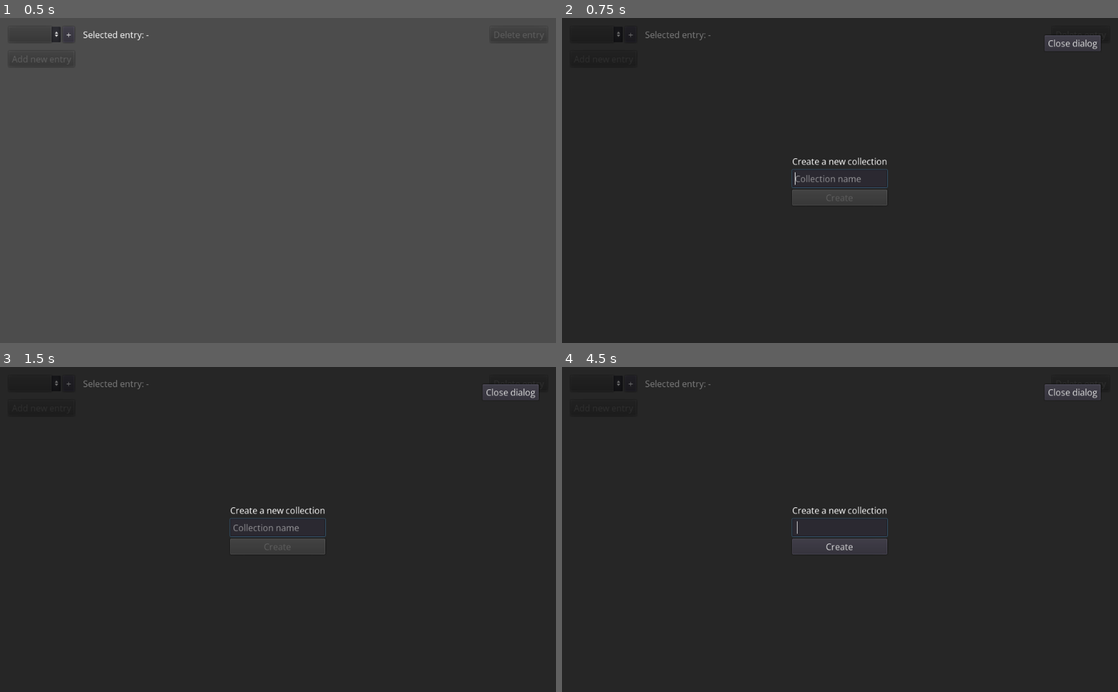
Above: before the commit, frames 1-4 (two rows, left to right).
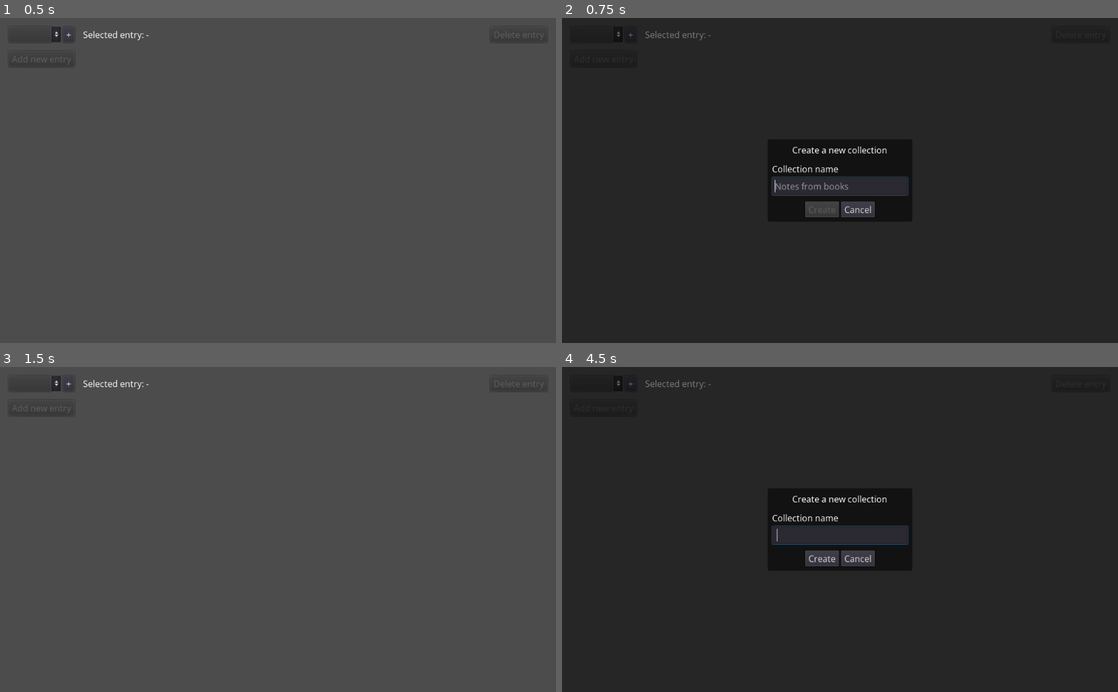
Above: after the commit, the same moments.

Repository: b7g/warm_bee
Game: Godot game, scene res://warm_bee.tscn
Two runs of this game, one before a commit and one after it. Both use one fixed random seed, a clock stepped at 60 frames per second and the inputs below.
Inputs (mouse positions are in pixels of both pictures, inside the frame that each line leads up to):
- Up to frame 1 (0.5 s): no input
- Up to frame 2 (0.75 s): click "+" at 0.5 s
- Up to frame 3 (1.5 s): click (294, 558) at 1.25 s, where only the run after the commit has a clickable "Cancel"
- Up to frame 4 (4.5 s): click "+" at 2 s; click "+" at 2.75 s; tap Enter at 3.5 s; tap Space at 4.25 s

Frame 1 is identical in both runs. In frame 2, 2.4% of the frame differs, in the area x 37-97%, y 5-62%; in frame 3, 99%, in the area x 0-100%, y 0-100%; in frame 4, 2.1%.

Commit message:
Unified dialog style

Diff:
--- a/godot/ui/dialog/add_collection.gd
+++ b/godot/ui/dialog/add_collection.gd
@@ -1,7 +1,7 @@
 extends Control
 
-onready var _txt_collection_name: LineEdit = $CC/VC/LineEditName
-onready var _btn_create: Button = $CC/VC/ButtonCreate
+onready var _txt_collection_name: LineEdit = $CC/PC/VC/VC/LineEditName
+onready var _btn_create: Button = $CC/PC/VC/HC/ButtonCreate
 
 
 func _ready() -> void:
@@ -20,5 +20,5 @@
 	queue_free()
 
 
-func _on_ButtonClose_pressed() -> void:
+func _on_ButtonCancel_pressed() -> void:
 	queue_free()
--- a/godot/ui/dialog/add_collection.tscn
+++ b/godot/ui/dialog/add_collection.tscn
@@ -1,6 +1,7 @@
-[gd_scene load_steps=2 format=2]
+[gd_scene load_steps=3 format=2]
 
 [ext_resource path="res://ui/dialog/add_collection.gd" type="Script" id=1]
+[ext_resource path="res://ui/panel_dialog.tres" type="StyleBox" id=2]
 
 [node name="AddCollectionDialog" type="ColorRect"]
 anchor_right = 1.0
@@ -18,45 +19,65 @@
 "_edit_lock_": true
 }
 
-[node name="VC" type="VBoxContainer" parent="CC"]
-margin_left = 437.0
-margin_top = 267.0
-margin_right = 586.0
-margin_bottom = 333.0
+[node name="PC" type="PanelContainer" parent="CC"]
+margin_left = 379.0
+margin_top = 242.0
+margin_right = 645.0
+margin_bottom = 358.0
+custom_styles/panel = ExtResource( 2 )
 
-[node name="LabelDescription" type="Label" parent="CC/VC"]
-margin_right = 149.0
+[node name="VC" type="VBoxContainer" parent="CC/PC"]
+margin_left = 8.0
+margin_top = 8.0
+margin_right = 258.0
+margin_bottom = 108.0
+custom_constants/separation = 12
+
+[node name="LabelDescription" type="Label" parent="CC/PC/VC"]
+margin_right = 250.0
 margin_bottom = 14.0
 text = "Create a new collection"
+align = 1
 
-[node name="LineEditName" type="LineEdit" parent="CC/VC"]
+[node name="VC" type="VBoxContainer" parent="CC/PC/VC"]
+margin_top = 26.0
+margin_right = 250.0
+margin_bottom = 68.0
+
+[node name="Label" type="Label" parent="CC/PC/VC/VC"]
+margin_right = 250.0
+margin_bottom = 14.0
+text = "Collection name"
+
+[node name="LineEditName" type="LineEdit" parent="CC/PC/VC/VC"]
 margin_top = 18.0
-margin_right = 149.0
+margin_right = 250.0
 margin_bottom = 42.0
-placeholder_text = "Collection name"
+rect_min_size = Vector2( 250, 0 )
+placeholder_text = "Notes from books"
 caret_blink = true
 caret_blink_speed = 0.5
 
-[node name="ButtonCreate" type="Button" parent="CC/VC"]
-margin_top = 46.0
-margin_right = 149.0
-margin_bottom = 66.0
+[node name="HC" type="HBoxContainer" parent="CC/PC/VC"]
+margin_top = 80.0
+margin_right = 250.0
+margin_bottom = 100.0
+alignment = 1
+
+[node name="ButtonCreate" type="Button" parent="CC/PC/VC/HC"]
+margin_left = 69.0
+margin_right = 122.0
+margin_bottom = 20.0
 disabled = true
 text = "Create"
 
-[node name="ButtonClose" type="Button" parent="."]
-anchor_left = 1.0
-anchor_right = 1.0
-margin_left = -123.0
-margin_top = 32.0
-margin_right = -32.0
-margin_bottom = 52.0
+[node name="ButtonCancel" type="Button" parent="CC/PC/VC/HC"]
+margin_left = 126.0
+margin_right = 180.0
+margin_bottom = 20.0
 grow_horizontal = 0
-text = "Close dialog"
-__meta__ = {
-"_edit_lock_": true
-}
+text = "Cancel"
 
-[connection signal="text_changed" from="CC/VC/LineEditName" to="." method="_on_LineEditName_text_changed"]
-[connection signal="pressed" from="CC/VC/ButtonCreate" to="." method="_on_ButtonCreate_pressed"]
-[connection signal="pressed" from="ButtonClose" to="." method="_on_ButtonClose_pressed"]
+[connection signal="text_changed" from="CC/PC/VC/VC/LineEditName" to="." method="_on_LineEditName_text_changed"]
+[connection signal="pressed" from="CC/PC/VC/HC/ButtonCreate" to="." method="_on_ButtonCreate_pressed"]
+[connection signal="pressed" from="CC/PC/VC/HC/ButtonCancel" to="." method="_on_ButtonCancel_pressed"]
--- a/godot/ui/dialog/add_entry.gd
+++ b/godot/ui/dialog/add_entry.gd
@@ -1,8 +1,8 @@
 extends Control
 
-onready var _txt_entry_name: LineEdit = $CC/VC/LineEditName
-onready var _opt_entry_type: OptionButton = $CC/VC/HC/OptionButtonType
-onready var _btn_create: Button = $CC/VC/ButtonCreate
+onready var _txt_entry_name: LineEdit = $CC/PC/VC/VC/LineEditName
+onready var _opt_entry_type: OptionButton = $CC/PC/VC/VC2/OptionButtonType
+onready var _btn_create: Button = $CC/PC/VC/HC/ButtonCreate
 
 
 func _ready() -> void:
@@ -24,5 +24,5 @@
 	queue_free()
 
 
-func _on_ButtonClose_pressed() -> void:
+func _on_ButtonCancel_pressed() -> void:
 	queue_free()
--- a/godot/ui/dialog/add_entry.tscn
+++ b/godot/ui/dialog/add_entry.tscn
@@ -1,6 +1,7 @@
-[gd_scene load_steps=2 format=2]
+[gd_scene load_steps=3 format=2]
 
 [ext_resource path="res://ui/dialog/add_entry.gd" type="Script" id=1]
+[ext_resource path="res://ui/panel_dialog.tres" type="StyleBox" id=2]
 
 [node name="AddEntryDialog" type="ColorRect"]
 anchor_right = 1.0
@@ -18,62 +19,81 @@
 "_edit_lock_": true
 }
 
-[node name="VC" type="VBoxContainer" parent="CC"]
-margin_left = 452.0
-margin_top = 255.0
-margin_right = 571.0
-margin_bottom = 345.0
+[node name="PC" type="PanelContainer" parent="CC"]
+margin_left = 379.0
+margin_top = 217.0
+margin_right = 645.0
+margin_bottom = 383.0
+custom_styles/panel = ExtResource( 2 )
 
-[node name="LabelDescription" type="Label" parent="CC/VC"]
-margin_right = 119.0
+[node name="VC" type="VBoxContainer" parent="CC/PC"]
+margin_left = 8.0
+margin_top = 8.0
+margin_right = 258.0
+margin_bottom = 158.0
+custom_constants/separation = 12
+
+[node name="LabelDescription" type="Label" parent="CC/PC/VC"]
+margin_right = 250.0
 margin_bottom = 14.0
 text = "Create a new entry"
+align = 1
 
-[node name="LineEditName" type="LineEdit" parent="CC/VC"]
+[node name="VC" type="VBoxContainer" parent="CC/PC/VC"]
+margin_top = 26.0
+margin_right = 250.0
+margin_bottom = 68.0
+
+[node name="Label" type="Label" parent="CC/PC/VC/VC"]
+margin_right = 250.0
+margin_bottom = 14.0
+text = "Entry name"
+
+[node name="LineEditName" type="LineEdit" parent="CC/PC/VC/VC"]
 margin_top = 18.0
-margin_right = 119.0
+margin_right = 250.0
 margin_bottom = 42.0
-placeholder_text = "Entry name"
+rect_min_size = Vector2( 250, 0 )
+placeholder_text = "What I think about dragons"
 caret_blink = true
 caret_blink_speed = 0.5
 
-[node name="HC" type="HBoxContainer" parent="CC/VC"]
-margin_top = 46.0
-margin_right = 119.0
-margin_bottom = 66.0
+[node name="VC2" type="VBoxContainer" parent="CC/PC/VC"]
+margin_top = 80.0
+margin_right = 250.0
+margin_bottom = 118.0
 
-[node name="LabelType" type="Label" parent="CC/VC/HC"]
-margin_top = 3.0
-margin_right = 34.0
-margin_bottom = 17.0
-text = "Type:"
+[node name="LabelType" type="Label" parent="CC/PC/VC/VC2"]
+margin_right = 250.0
+margin_bottom = 14.0
+text = "Type"
 
-[node name="OptionButtonType" type="OptionButton" parent="CC/VC/HC"]
-margin_left = 38.0
-margin_right = 119.0
-margin_bottom = 20.0
+[node name="OptionButtonType" type="OptionButton" parent="CC/PC/VC/VC2"]
+margin_top = 18.0
+margin_right = 250.0
+margin_bottom = 38.0
 size_flags_horizontal = 3
 
-[node name="ButtonCreate" type="Button" parent="CC/VC"]
-margin_top = 70.0
-margin_right = 119.0
-margin_bottom = 90.0
+[node name="HC" type="HBoxContainer" parent="CC/PC/VC"]
+margin_top = 130.0
+margin_right = 250.0
+margin_bottom = 150.0
+alignment = 1
+
+[node name="ButtonCreate" type="Button" parent="CC/PC/VC/HC"]
+margin_left = 69.0
+margin_right = 122.0
+margin_bottom = 20.0
 disabled = true
 text = "Create"
 
-[node name="ButtonClose" type="Button" parent="."]
-anchor_left = 1.0
-anchor_right = 1.0
-margin_left = -123.0
-margin_top = 32.0
-margin_right = -32.0
-margin_bottom = 52.0
+[node name="ButtonCancel" type="Button" parent="CC/PC/VC/HC"]
+margin_left = 126.0
+margin_right = 180.0
+margin_bottom = 20.0
 grow_horizontal = 0
-text = "Close dialog"
-__meta__ = {
-"_edit_lock_": true
-}
+text = "Cancel"
 
-[connection signal="text_changed" from="CC/VC/LineEditName" to="." method="_on_LineEditName_text_changed"]
-[connection signal="pressed" from="CC/VC/ButtonCreate" to="." method="_on_ButtonCreate_pressed"]
-[connection signal="pressed" from="ButtonClose" to="." method="_on_ButtonClose_pressed"]
+[connection signal="text_changed" from="CC/PC/VC/VC/LineEditName" to="." method="_on_LineEditName_text_changed"]
+[connection signal="pressed" from="CC/PC/VC/HC/ButtonCreate" to="." method="_on_ButtonCreate_pressed"]
+[connection signal="pressed" from="CC/PC/VC/HC/ButtonCancel" to="." method="_on_ButtonCancel_pressed"]
--- a/godot/ui/dialog/delete_entry.gd
+++ b/godot/ui/dialog/delete_entry.gd
@@ -2,7 +2,7 @@
 
 var _entry_name: String
 
-onready var _label_desc: Label = $CC/VC/LabelDesc
+onready var _label_desc: Label = $CC/PC/VC/LabelDesc
 
 
 func _ready() -> void:
--- a/godot/ui/dialog/delete_entry.tscn
+++ b/godot/ui/dialog/delete_entry.tscn
@@ -1,6 +1,7 @@
-[gd_scene load_steps=2 format=2]
+[gd_scene load_steps=3 format=2]
 
 [ext_resource path="res://ui/dialog/delete_entry.gd" type="Script" id=1]
+[ext_resource path="res://ui/panel_dialog.tres" type="StyleBox" id=2]
 
 [node name="DeleteEntryDialog" type="ColorRect"]
 anchor_right = 1.0
@@ -18,34 +19,44 @@
 "_edit_lock_": true
 }
 
-[node name="VC" type="VBoxContainer" parent="CC"]
-margin_left = 455.0
-margin_top = 281.0
-margin_right = 568.0
-margin_bottom = 319.0
+[node name="PC" type="PanelContainer" parent="CC"]
+margin_left = 379.0
+margin_top = 269.0
+margin_right = 645.0
+margin_bottom = 331.0
+custom_styles/panel = ExtResource( 2 )
 
-[node name="LabelDesc" type="Label" parent="CC/VC"]
-margin_right = 113.0
+[node name="VC" type="VBoxContainer" parent="CC/PC"]
+margin_left = 8.0
+margin_top = 8.0
+margin_right = 258.0
+margin_bottom = 54.0
+custom_constants/separation = 12
+
+[node name="LabelDesc" type="Label" parent="CC/PC/VC"]
+margin_right = 250.0
 margin_bottom = 14.0
+rect_min_size = Vector2( 250, 0 )
 text = "Delete entry “%s”?"
 align = 1
 
-[node name="HC" type="HBoxContainer" parent="CC/VC"]
-margin_top = 18.0
-margin_right = 113.0
-margin_bottom = 38.0
+[node name="HC" type="HBoxContainer" parent="CC/PC/VC"]
+margin_top = 26.0
+margin_right = 250.0
+margin_bottom = 46.0
 alignment = 1
 
-[node name="ButtonDelete" type="Button" parent="CC/VC/HC"]
-margin_right = 55.0
+[node name="ButtonDelete" type="Button" parent="CC/PC/VC/HC"]
+margin_left = 68.0
+margin_right = 123.0
 margin_bottom = 20.0
 text = "Delete"
 
-[node name="ButtonCancel" type="Button" parent="CC/VC/HC"]
-margin_left = 59.0
-margin_right = 113.0
+[node name="ButtonCancel" type="Button" parent="CC/PC/VC/HC"]
+margin_left = 127.0
+margin_right = 181.0
 margin_bottom = 20.0
 text = "Cancel"
 
-[connection signal="pressed" from="CC/VC/HC/ButtonDelete" to="." method="_on_ButtonDelete_pressed"]
-[connection signal="pressed" from="CC/VC/HC/ButtonCancel" to="." method="_on_ButtonCancel_pressed"]
+[connection signal="pressed" from="CC/PC/VC/HC/ButtonDelete" to="." method="_on_ButtonDelete_pressed"]
+[connection signal="pressed" from="CC/PC/VC/HC/ButtonCancel" to="." method="_on_ButtonCancel_pressed"]
--- a/godot/ui/dialog/delete_item.tscn
+++ b/godot/ui/dialog/delete_item.tscn
@@ -1,6 +1,7 @@
-[gd_scene load_steps=2 format=2]
+[gd_scene load_steps=3 format=2]
 
 [ext_resource path="res://ui/dialog/delete_item.gd" type="Script" id=1]
+[ext_resource path="res://ui/panel_dialog.tres" type="StyleBox" id=2]
 
 [node name="DeleteItemDialog" type="ColorRect"]
 anchor_right = 1.0
@@ -18,34 +19,44 @@
 "_edit_lock_": true
 }
 
-[node name="VC" type="VBoxContainer" parent="CC"]
-margin_left = 455.0
-margin_top = 281.0
-margin_right = 568.0
-margin_bottom = 319.0
+[node name="PC" type="PanelContainer" parent="CC"]
+margin_left = 379.0
+margin_top = 269.0
+margin_right = 645.0
+margin_bottom = 331.0
+custom_styles/panel = ExtResource( 2 )
 
-[node name="LabelDesc" type="Label" parent="CC/VC"]
-margin_right = 113.0
+[node name="VC" type="VBoxContainer" parent="CC/PC"]
+margin_left = 8.0
+margin_top = 8.0
+margin_right = 258.0
+margin_bottom = 54.0
+custom_constants/separation = 12
+
+[node name="LabelDesc" type="Label" parent="CC/PC/VC"]
+margin_right = 250.0
 margin_bottom = 14.0
+rect_min_size = Vector2( 250, 0 )
 text = "Delete this item?"
 align = 1
 
-[node name="HC" type="HBoxContainer" parent="CC/VC"]
-margin_top = 18.0
-margin_right = 113.0
-margin_bottom = 38.0
+[node name="HC" type="HBoxContainer" parent="CC/PC/VC"]
+margin_top = 26.0
+margin_right = 250.0
+margin_bottom = 46.0
 alignment = 1
 
-[node name="ButtonDelete" type="Button" parent="CC/VC/HC"]
-margin_right = 55.0
+[node name="ButtonDelete" type="Button" parent="CC/PC/VC/HC"]
+margin_left = 68.0
+margin_right = 123.0
 margin_bottom = 20.0
 text = "Delete"
 
-[node name="ButtonCancel" type="Button" parent="CC/VC/HC"]
-margin_left = 59.0
-margin_right = 113.0
+[node name="ButtonCancel" type="Button" parent="CC/PC/VC/HC"]
+margin_left = 127.0
+margin_right = 181.0
 margin_bottom = 20.0
 text = "Cancel"
 
-[connection signal="pressed" from="CC/VC/HC/ButtonDelete" to="." method="_on_ButtonDelete_pressed"]
-[connection signal="pressed" from="CC/VC/HC/ButtonCancel" to="." method="_on_ButtonCancel_pressed"]
+[connection signal="pressed" from="CC/PC/VC/HC/ButtonDelete" to="." method="_on_ButtonDelete_pressed"]
+[connection signal="pressed" from="CC/PC/VC/HC/ButtonCancel" to="." method="_on_ButtonCancel_pressed"]
